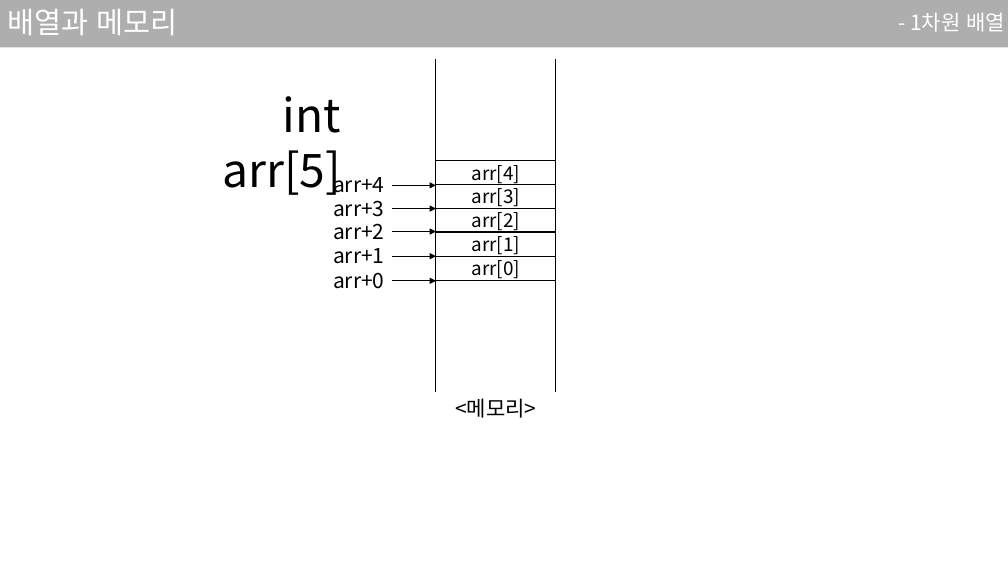
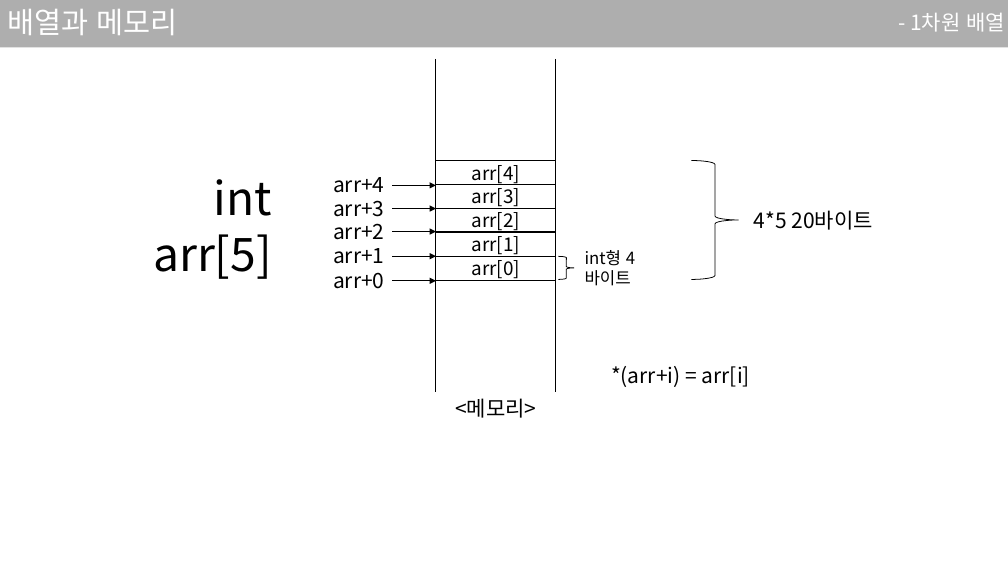
Before and after one commit to sjsjsj1246/EC_C_Language_Study, a slide deck: slide 22 of ppt/3강.pptx (slide 19 before the commit). Drawn at 1008x567 pixels with LibreOffice and Linux fonts; fonts in the diff are those of the drawing. Boxes give left, top, right and bottom in pixels: in the first picture for what was removed or moved away, otherwise in the second. Text is boxed around its words. In the diff, an @@ line names an element or a change of style, - is before the commit and + after.

```diff
--- a/ppt/3강.pptx
+++ b/ppt/3강.pptx
@@ text "int arr[5]": place and size @@
-text "int arr[5]" at [222,96,341,195]
+text "int arr[5]" at [153,179,272,279]
@@ right brace added at [692,160,739,279], outline #000000 0.75 pt @@
@@ text added at [754,210,872,230], 20 pt, text #000000 @@
+4*5 20바이트
@@ right brace added at [559,256,575,280], outline #000000 0.75 pt @@
@@ text added at [585,250,622,266], 16 pt, text #000000 @@
+int형 4바이트
@@ text added at [611,366,750,387], 20 pt, text #000000 @@
+*(arr+i) = arr[i]
```
Also in this commit, not shown: 8 other slides changed, 16 slides added, 2 slides removed, 2 other files.
